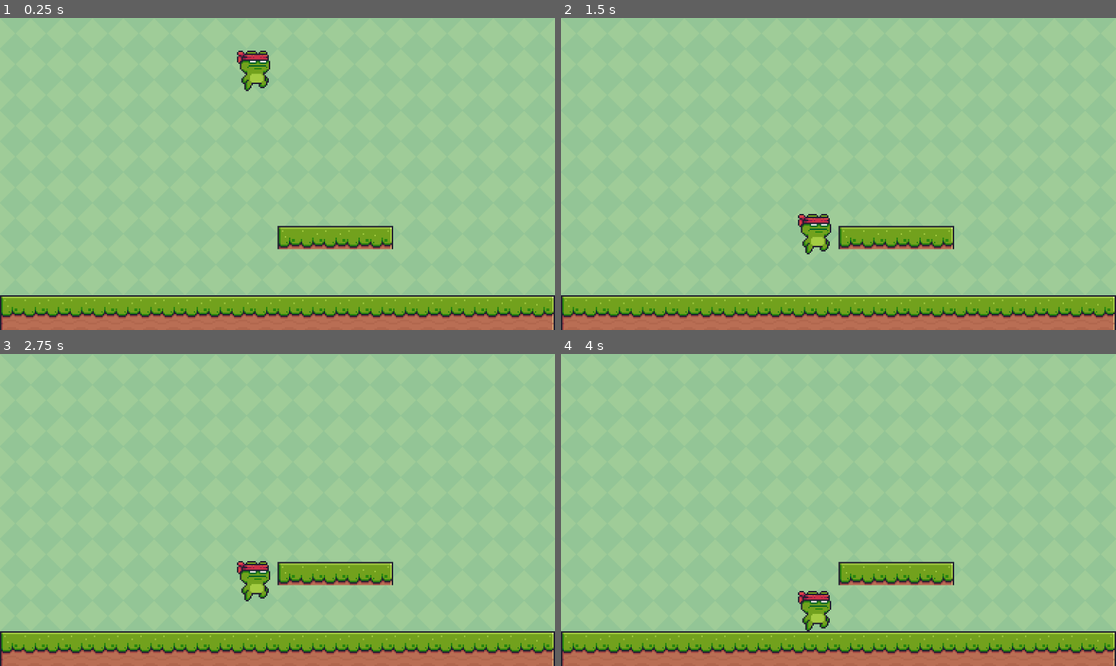
Above: before the commit, frames 1-4 (two rows, left to right).
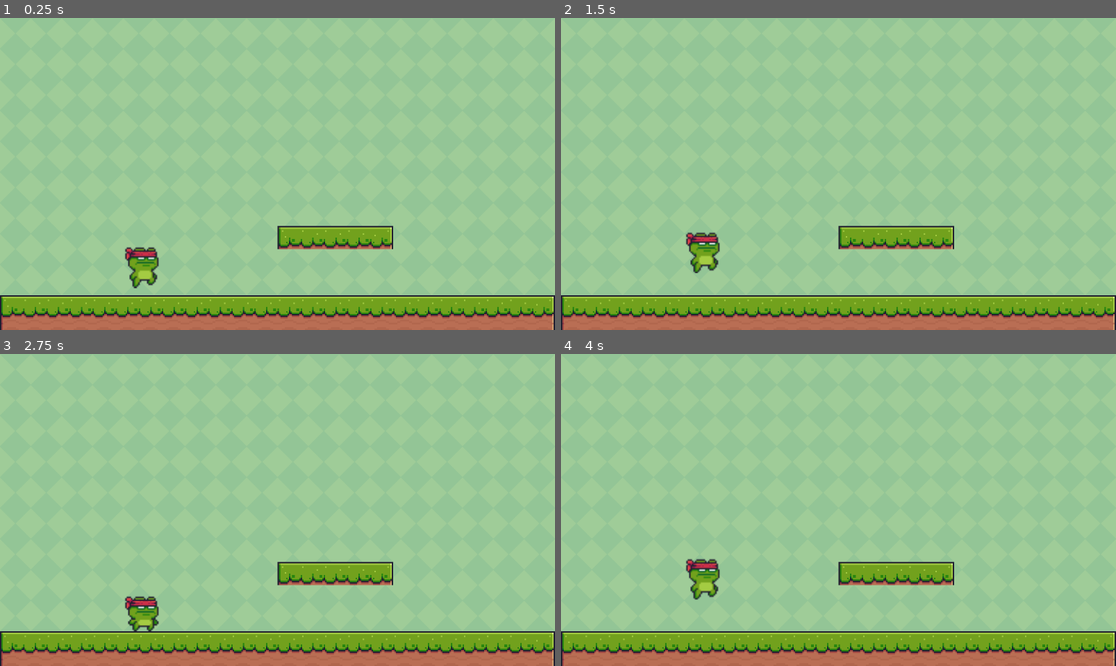
Above: after the commit, the same moments.

Repository: Matheuscraft011/game
Game: Godot game, scene res://main.tscn
Same seed, same stepped clock (60 frames per second), same inputs: the game is played once before the commit and once after it.
Inputs:
- Up to frame 1 (0.25 s): no input
- Up to frame 2 (1.5 s): tap Enter (ui_accept) at 0.5, 0.6, 0.77, 1.07, 1.35 s; hold D (move_right) from 0.53 s (still down)
- Up to frame 3 (2.75 s): tap Enter (ui_accept) at 1.52, 1.82, 2.1 s; release D (move_right) at 2.03 s; hold A (move_left) from 2.03 s (still down)
- Up to frame 4 (4 s): release A (move_left) at 2.78 s; hold D (move_right) from 2.78 s (still down); tap Enter (ui_accept) at 2.85, 3.02, 3.32, 3.6, 3.77 s

The runs differ from the first frame. In frame 1, 1.2% of the frame differs, in the area x 22-49%, y 10-87%; in frame 2, 1.2%, in the area x 22-49%, y 62-82%; in frame 3, 1.2%; in frame 4, 1.2%.

Commit message:
adicionei animaçõa

Diff:
--- a/CharacterBody2D2.gd
+++ /dev/null
@@ -1,28 +0,0 @@
-extends CharacterBody2D
-
-
-const SPEED = 300.0
-const JUMP_VELOCITY = -400.0
-
-# Get the gravity from the project settings to be synced with RigidBody nodes.
-var gravity = ProjectSettings.get_setting("physics/2d/default_gravity")
-
-
-func _physics_process(delta):
-	# Add the gravity.
-	if not is_on_floor():
-		velocity.y += gravity * delta
-
-	# Handle jump.
-	if Input.is_action_just_pressed("ui_accept") and is_on_floor():
-		velocity.y = JUMP_VELOCITY
-
-	# Get the input direction and handle the movement/deceleration.
-	# As good practice, you should replace UI actions with custom gameplay actions.
-	var direction = Input.get_axis("ui_left", "ui_right")
-	if direction:
-		velocity.x = direction * SPEED
-	else:
-		velocity.x = move_toward(velocity.x, 0, SPEED)
-
-	move_and_slide()
--- a/enemy.gd
+++ /dev/null
@@ -1,16 +0,0 @@
-extends RigidBody2D
-
-
-# Called when the node enters the scene tree for the first time.
-func _ready():
-	var mob_types = $AnimatedSprite2D.sprite_frames.get_animation_names()
-	$AnimatedSprite2D.play(mob_types[randi() % mob_types.size()])
-
-
-# Called every frame. 'delta' is the elapsed time since the previous frame.
-func _process(delta):
-	pass
-
-
-func _on_visible_on_screen_notifier_2d_screen_exited():
-	queue_free()
--- a/main.tscn
+++ b/main.tscn
@@ -1,9 +1,8 @@
-[gd_scene load_steps=7 format=3 uid="uid://cbmtwbsjfdfrn"]
+[gd_scene load_steps=6 format=3 uid="uid://cbmtwbsjfdfrn"]
 
 [ext_resource type="Texture2D" uid="uid://m44nah47uv00" path="res://art/Background/Green.png" id="1_wkwab"]
 [ext_resource type="Texture2D" uid="uid://bguia2tamirt" path="res://art/Terrain/Terrain (16x16).png" id="2_u5io5"]
 [ext_resource type="PackedScene" uid="uid://dpc54cr14a3bi" path="res://scenes/player.tscn" id="3_bfl3g"]
-[ext_resource type="Script" path="res://scenes/player.gd" id="4_8fyi6"]
 
 [sub_resource type="TileSetAtlasSource" id="TileSetAtlasSource_gm7lr"]
 texture = ExtResource("2_u5io5")
@@ -608,5 +607,3 @@
 layer_0/tile_data = PackedInt32Array(786432, 393216, 0, 786433, 458752, 0, 786434, 458752, 0, 786435, 458752, 0, 786436 …(924 unchanged characters)…
 
 [node name="CharacterBody2D" parent="." instance=ExtResource("3_bfl3g")]
-position = Vector2(528, 71)
-script = ExtResource("4_8fyi6")
--- a/player.gd
+++ /dev/null
@@ -1,44 +0,0 @@
-extends Area2D
-signal hit
-
-@export var speed = 400
-var screen_size
-
-# Called when the node enters the scene tree for the first time.
-func _ready():
-	screen_size = get_viewport_rect().size
-
-
-# Called every frame. 'delta' is the elapsed time since the previous frame.
-func _process(delta):
-	var velocity = Vector2.ZERO # The player's movement vector.
-	if Input.is_action_pressed("move_right"):
-		velocity.x += 1
-	if Input.is_action_pressed("move_left"):
-		velocity.x -= 1
-	if Input.is_action_pressed("move_down"):
-		velocity.y += 1
-	if Input.is_action_pressed("move_up"):
-		velocity.y -= 1
-
-	if velocity.length() > 0:
-		velocity = velocity.normalized() * speed
-		$AnimatedSprite2D.play()
-	else:
-		$AnimatedSprite2D.stop()
-	position += velocity * delta
-	position = position.clamp(Vector2.ZERO, screen_size)
-	if velocity.x != 0:
-		$AnimatedSprite2D.animation = "walk"
-		$AnimatedSprite2D.flip_v = false
-		# See the note below about boolean assignment.
-		$AnimatedSprite2D.flip_h = velocity.x < 0
-	elif velocity.y != 0:
-		$AnimatedSprite2D.animation = "up"
-		$AnimatedSprite2D.flip_v = velocity.y > 0
-
-func _on_body_entered(body):
-	hide()
-	hit.emit()
-
-	$CollisionShape2D.set_deferred("disabled", true)
--- a/scenes/player.gd
+++ b/scenes/player.gd
@@ -9,9 +9,17 @@
 
 
 func _physics_process(delta):
+	print("idle")
+	if velocity.x > 1 || velocity.x < -1:
+		$AnimatedSprite2D.animation = "running"
+		print("running")
+	else:
+		$AnimatedSprite2D.animation = "idle"
+		print("idle")
 	# Add the gravity.
 	if not is_on_floor():
 		velocity.y += gravity * delta
+		$AnimatedSprite2D.animation = "jumping"
 
 	# Handle jump.
 	if Input.is_action_just_pressed("ui_accept") and is_on_floor():
@@ -26,3 +34,5 @@
 		velocity.x = move_toward(velocity.x, 0, SPEED)
 
 	move_and_slide()
+	var is_left = velocity.x < 0
+	$AnimatedSprite2D.flip_h = is_left
--- a/scenes/player.tscn
+++ b/scenes/player.tscn
@@ -1,18 +1,209 @@
-[gd_scene load_steps=3 format=3 uid="uid://dpc54cr14a3bi"]
-
+[gd_scene load_steps=31 format=3 uid="uid://dpc54cr14a3bi"]
+
+[ext_resource type="Texture2D" uid="uid://cyey007y7q3sh" path="res://art/Main Characters/Ninja Frog/Idle (32x32).png" id="1_gkpxp"]
+[ext_resource type="Script" path="res://scenes/player.gd" id="1_viuap"]
 [ext_resource type="Texture2D" uid="uid://co0ax7fbu67wq" path="res://art/Main Characters/Ninja Frog/Jump (32x32).png" id="1_wj0u6"]
+[ext_resource type="Texture2D" uid="uid://bh0exlq1jeux4" path="res://art/Main Characters/Ninja Frog/Run (32x32).png" id="2_qjd7g"]
 
 [sub_resource type="RectangleShape2D" id="RectangleShape2D_fouq6"]
 size = Vector2(16, 26.6667)
+
+[sub_resource type="AtlasTexture" id="AtlasTexture_jas0f"]
+atlas = ExtResource("1_gkpxp")
+region = Rect2(0, 0, 32, 32)
+
+[sub_resource type="AtlasTexture" id="AtlasTexture_4bpga"]
+atlas = ExtResource("1_gkpxp")
+region = Rect2(32, 0, 32, 32)
+
+[sub_resource type="AtlasTexture" id="AtlasTexture_scp06"]
+atlas = ExtResource("1_gkpxp")
+region = Rect2(64, 0, 32, 32)
+
+[sub_resource type="AtlasTexture" id="AtlasTexture_s2nm8"]
+atlas = ExtResource("1_gkpxp")
+region = Rect2(96, 0, 32, 32)
+
+[sub_resource type="AtlasTexture" id="AtlasTexture_gpmdi"]
+atlas = ExtResource("1_gkpxp")
+region = Rect2(128, 0, 32, 32)
+
+[sub_resource type="AtlasTexture" id="AtlasTexture_qb1r5"]
+atlas = ExtResource("1_gkpxp")
+region = Rect2(160, 0, 32, 32)
+
+[sub_resource type="AtlasTexture" id="AtlasTexture_sk7t3"]
+atlas = ExtResource("1_gkpxp")
+region = Rect2(192, 0, 32, 32)
+
+[sub_resource type="AtlasTexture" id="AtlasTexture_ufi04"]
+atlas = ExtResource("1_gkpxp")
+region = Rect2(224, 0, 32, 32)
+
+[sub_resource type="AtlasTexture" id="AtlasTexture_6qqvv"]
+atlas = ExtResource("1_gkpxp")
+region = Rect2(256, 0, 32, 32)
+
+[sub_resource type="AtlasTexture" id="AtlasTexture_kof8l"]
+atlas = ExtResource("1_gkpxp")
+region = Rect2(288, 0, 32, 32)
+
+[sub_resource type="AtlasTexture" id="AtlasTexture_tfy8o"]
+atlas = ExtResource("1_gkpxp")
+region = Rect2(320, 0, 32, 32)
+
+[sub_resource type="AtlasTexture" id="AtlasTexture_lu5ee"]
+atlas = ExtResource("1_wj0u6")
+region = Rect2(0, 0, 32, 32)
+
+[sub_resource type="AtlasTexture" id="AtlasTexture_mq7wi"]
+atlas = ExtResource("2_qjd7g")
+region = Rect2(0, 0, 32, 32)
+
+[sub_resource type="AtlasTexture" id="AtlasTexture_ecup3"]
+atlas = ExtResource("2_qjd7g")
+region = Rect2(32, 0, 32, 32)
+
+[sub_resource type="AtlasTexture" id="AtlasTexture_etdi8"]
+atlas = ExtResource("2_qjd7g")
+region = Rect2(64, 0, 32, 32)
+
+[sub_resource type="AtlasTexture" id="AtlasTexture_a65h2"]
+atlas = ExtResource("2_qjd7g")
+region = Rect2(96, 0, 32, 32)
+
+[sub_resource type="AtlasTexture" id="AtlasTexture_h4wue"]
+atlas = ExtResource("2_qjd7g")
+region = Rect2(128, 0, 32, 32)
+
+[sub_resource type="AtlasTexture" id="AtlasTexture_31epu"]
+atlas = ExtResource("2_qjd7g")
+region = Rect2(160, 0, 32, 32)
+
+[sub_resource type="AtlasTexture" id="AtlasTexture_pov7v"]
+atlas = ExtResource("2_qjd7g")
+region = Rect2(192, 0, 32, 32)
+
+[sub_resource type="AtlasTexture" id="AtlasTexture_e8xaa"]
+atlas = ExtResource("2_qjd7g")
+region = Rect2(224, 0, 32, 32)
+
+[sub_resource type="AtlasTexture" id="AtlasTexture_7wgad"]
+atlas = ExtResource("2_qjd7g")
+region = Rect2(256, 0, 32, 32)
+
+[sub_resource type="AtlasTexture" id="AtlasTexture_15d3o"]
+atlas = ExtResource("2_qjd7g")
+region = Rect2(288, 0, 32, 32)
+
+[sub_resource type="AtlasTexture" id="AtlasTexture_077xn"]
+atlas = ExtResource("2_qjd7g")
+region = Rect2(320, 0, 32, 32)
+
+[sub_resource type="AtlasTexture" id="AtlasTexture_s3fra"]
+atlas = ExtResource("2_qjd7g")
+region = Rect2(352, 0, 32, 32)
+
+[sub_resource type="SpriteFrames" id="SpriteFrames_ou8km"]
+animations = [{
+"frames": [{
+"duration": 1.0,
+"texture": SubResource("AtlasTexture_jas0f")
+}, {
+"duration": 1.0,
+"texture": SubResource("AtlasTexture_4bpga")
+}, {
+"duration": 1.0,
+"texture": SubResource("AtlasTexture_scp06")
+}, {
+"duration": 1.0,
+"texture": SubResource("AtlasTexture_s2nm8")
+}, {
+"duration": 1.0,
+"texture": SubResource("AtlasTexture_gpmdi")
+}, {
+"duration": 1.0,
+"texture": SubResource("AtlasTexture_qb1r5")
+}, {
+"duration": 1.0,
+"texture": SubResource("AtlasTexture_sk7t3")
+}, {
+"duration": 1.0,
+"texture": SubResource("AtlasTexture_ufi04")
+}, {
+"duration": 1.0,
+"texture": SubResource("AtlasTexture_6qqvv")
+}, {
+"duration": 1.0,
+"texture": SubResource("AtlasTexture_kof8l")
+}, {
+"duration": 1.0,
+"texture": SubResource("AtlasTexture_tfy8o")
+}],
+"loop": true,
+"name": &"idle",
+"speed": 20.0
+}, {
+"frames": [{
+"duration": 1.0,
+"texture": SubResource("AtlasTexture_lu5ee")
+}],
+"loop": true,
+"name": &"jumping",
+"speed": 5.0
+}, {
+"frames": [{
+"duration": 1.0,
+"texture": SubResource("AtlasTexture_mq7wi")
+}, {
+"duration": 1.0,
+"texture": SubResource("AtlasTexture_ecup3")
+}, {
+"duration": 1.0,
+"texture": SubResource("AtlasTexture_etdi8")
+}, {
+"duration": 1.0,
+"texture": SubResource("AtlasTexture_a65h2")
+}, {
+"duration": 1.0,
+"texture": SubResource("AtlasTexture_h4wue")
+}, {
+"duration": 1.0,
+"texture": SubResource("AtlasTexture_31epu")
+}, {
+"duration": 1.0,
+"texture": SubResource("AtlasTexture_pov7v")
+}, {
+"duration": 1.0,
+"texture": SubResource("AtlasTexture_e8xaa")
+}, {
+"duration": 1.0,
+"texture": SubResource("AtlasTexture_7wgad")
+}, {
+"duration": 1.0,
+"texture": SubResource("AtlasTexture_15d3o")
+}, {
+"duration": 1.0,
+"texture": SubResource("AtlasTexture_077xn")
+}, {
+"duration": 1.0,
+"texture": SubResource("AtlasTexture_s3fra")
+}],
+"loop": true,
+"name": &"running",
+"speed": 20.0
+}]
 
 [node name="CharacterBody2D" type="CharacterBody2D"]
 position = Vector2(296, 480)
 scale = Vector2(3, 3)
+script = ExtResource("1_viuap")
 
 [node name="CollisionShape2D" type="CollisionShape2D" parent="."]
 position = Vector2(0, 2.66667)
 shape = SubResource("RectangleShape2D_fouq6")
 
-[node name="Sprite2D" type="Sprite2D" parent="."]
-texture_filter = 1
-texture = ExtResource("1_wj0u6")
+[node name="AnimatedSprite2D" type="AnimatedSprite2D" parent="."]
+sprite_frames = SubResource("SpriteFrames_ou8km")
+animation = &"idle"
+autoplay = "idle"
